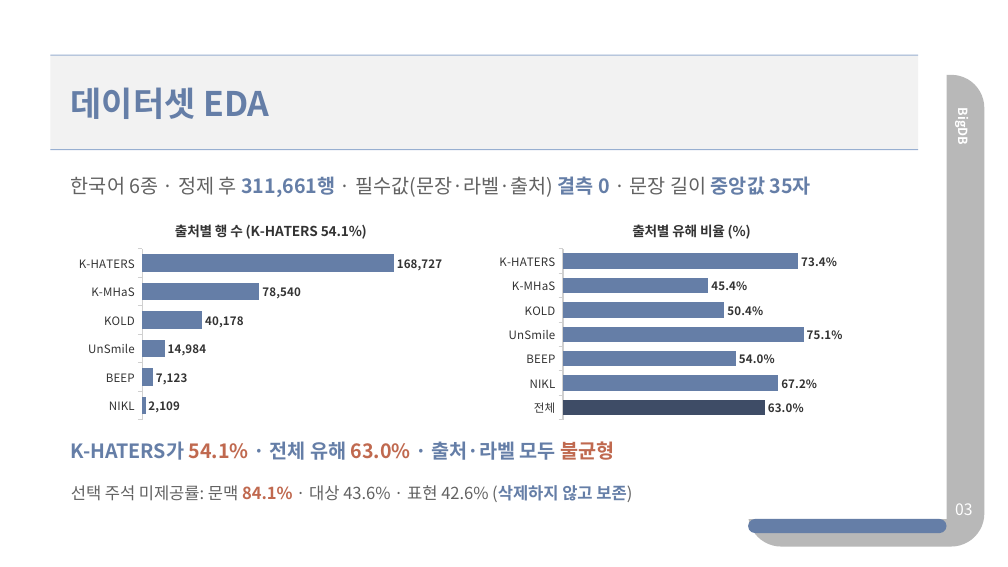
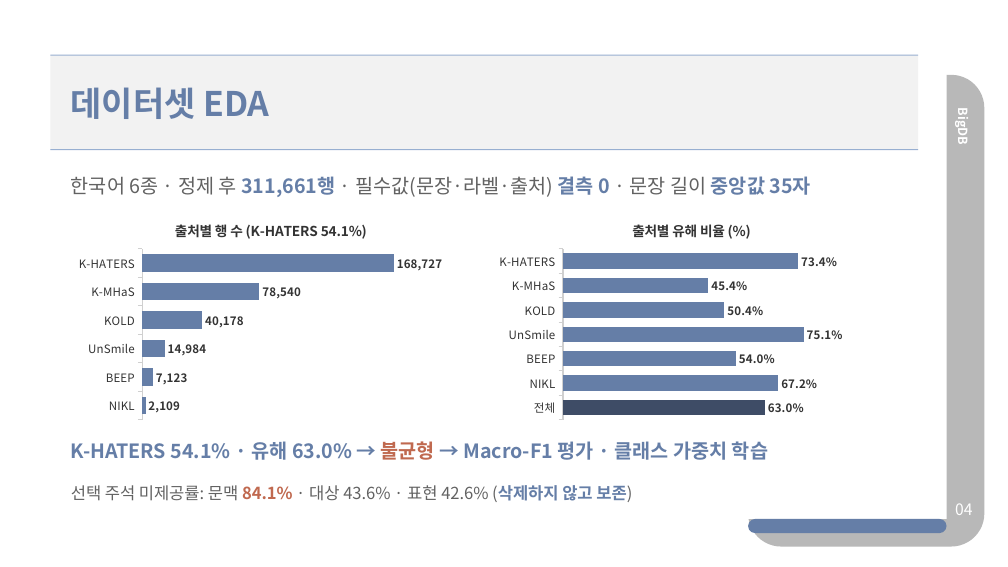
Before and after one commit to sangdelia/3-2-BigDB-Proj., a slide deck: slide 4 of ppts/BigDB 중간발표 - 혐오체인 (조규상,서재철,윤건호).pptx (slide 3 before the commit). Drawn at 1008x567 pixels with LibreOffice and Linux fonts; fonts in the diff are those of the drawing. Boxes give left, top, right and bottom in pixels: in the first picture for what was removed or moved away, otherwise in the second. Text is boxed around its words. In the diff, an @@ line names an element or a change of style, - is before the commit and + after.

```diff
--- a/ppts/BigDB 중간발표 - 혐오체인 (조규상,서재철,윤건호).pptx
+++ b/ppts/BigDB 중간발표 - 혐오체인 (조규상,서재철,윤건호).pptx
@@ text at (71, 441, 768, 460): text changed @@
-K-HATERS가 54.1% · 전체 유해 63.0% · 출처·라벨 모두 불균형
+K-HATERS 54.1% · 유해 63.0% → 불균형 → Macro-F1 평가 · 클래스 가중치 학습
@@ text at (955, 503, 972, 515): text changed @@
-03
+04
```
Also in this commit, not shown: 10 other slides changed, 9 slides added, 23 other files.
